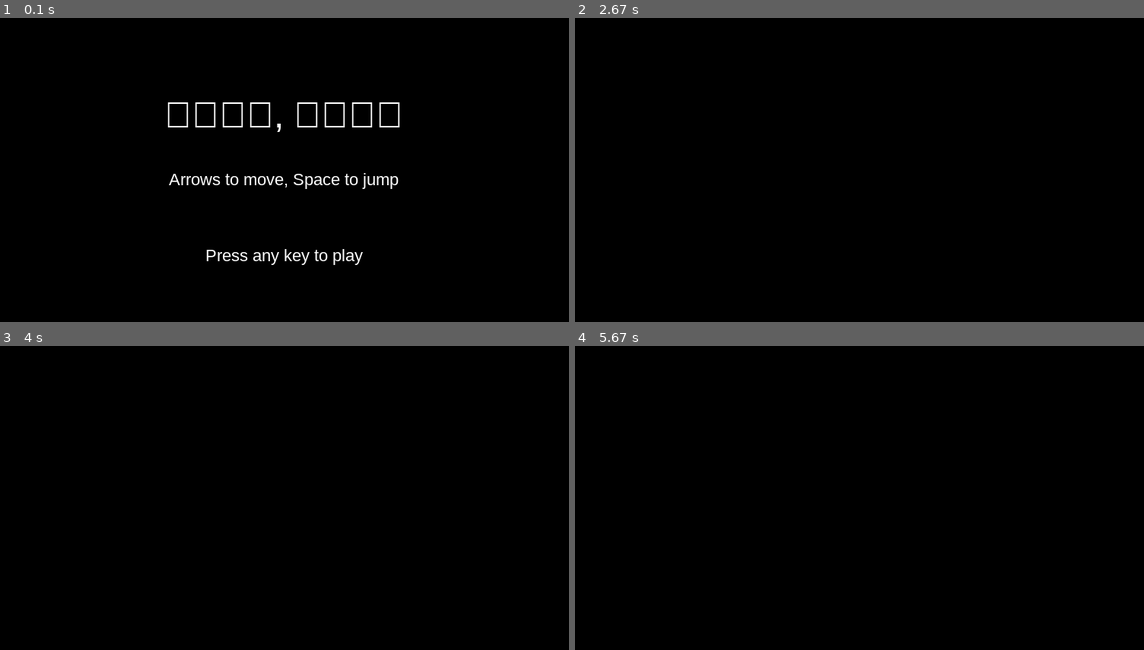
Above: before the commit, frames 1-4 (two rows, left to right).
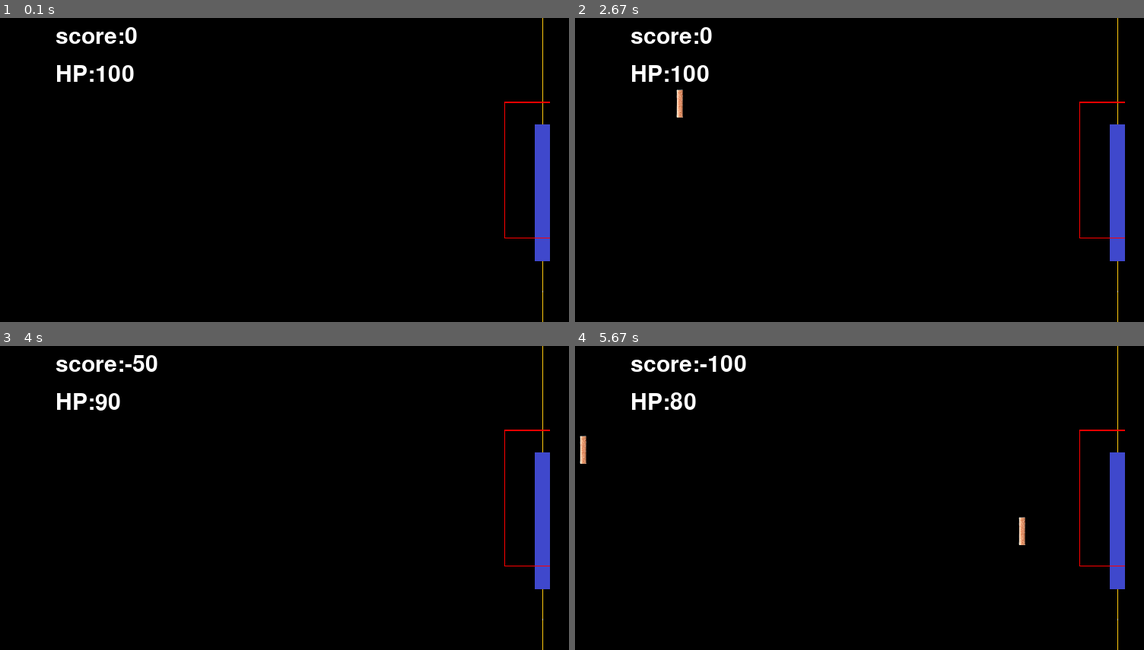
Above: after the commit, the same moments.

Repository: CAU-ARTTECH-OSP-03/T07
Game: pygame game, started from 최종 코드/통합시도/통합시도.py
The game is run twice, just before and just after one commit, with the same random seed, the same clock (stepped at 60 frames per second) and the same inputs.
Inputs (mouse positions are in pixels of both pictures, inside the frame that each line leads up to):
- Up to frame 1 (0.1 s): no input
- Up to frame 2 (2.67 s): tap Space at 0.33, 0.67 s; click (631, 139) at 1.05 s; right-click (944, 194) at 1.38 s
- Up to frame 3 (4 s): right-click (79, 570) at 2.78 s
- Up to frame 4 (5.67 s): no input

The runs differ from the first frame. In frame 1, 3.9% of the frame differs, in the area x 9-97%, y 0-100%; in frame 2, 2.2%; in frame 3, 2.1%; in frame 4, 2.4%.

Commit message:
종료화면

Diff:
--- a/최종 코드/통합시도/통합시도.py
+++ b/최종 코드/통합시도/통합시도.py
@@ -1,84 +1,122 @@
 import pygame
-from pygame.rect import *
+from pygame.rect import*
 import random
-import pygame as pg
-#import sys
-
-# 변수
+
+
+
+#변수
 play = True
 SCREENHEIGHT = 400
 SCREENWIDTH = 800
-move = Rect(0, 0, 0, 0)
+move = Rect(0,0,0,0)
 delay = 0
-score_x = 100  # 점수판 위치
-score_y = 100
-verdict = False  # 판정 시작 종료를 True False로 했습니다. 스페이스바를 누르면 True로 바뀌고 함수 실행후 Flase
-TITLE = "게임시작, 게임오버"
-FPS = 60
+score_x=100 #점수판 위치
+score_y=10
+HP_x = 100
+HP_y = 60
+BLACK = (0,0,0)
+RED = (255,0,0)
+GREEN = (0,255,0)
+WHITE = (255, 255, 255)
+
+#시간def
+clock = pygame.time.Clock()
+
+
+#스크린생성
+pygame.init()
+
+SCREEN = pygame.display.set_mode((SCREENWIDTH, SCREENHEIGHT))
+pygame.display.set_caption('모션 벽돌깨기')
+
+#점수판 세팅
+score_value=0  #점수판 점수
+font=pygame.font.Font("freesansbold.ttf",30) #점수판 글씨 폰트
+#점수판 생성함수
+def showscore(x, y):
+    score = font.render("score:"+str(score_value), True, "white")
+    SCREEN.blit(score,(x,y))
+
+#체력 세팅
+player_health = 100  #체력
+font2=pygame.font.Font("freesansbold.ttf",40) #빨간색 체력 글씨 폰트 (체력이 빨간색이 됐을 때 글씨 크기를 키움)
+#체력 생성함수
+def showHP(x, y):
+    HP = font.render("HP:"+str(player_health), True, "white")
+    if player_health < 31:
+        HP = font2.render("HP:"+str(player_health), True, "red")
+    SCREEN.blit(HP,(x,y))
+
 
 
 # 바 생성
 bar = pygame.image.load("bar.png")  # 원본캐릭터 사진 업로드  원하는 경로의 사진을 복사 붙여넣기
-bar_width, bar_height = 30, 160  # 캐릭터 가로,세로  설정   가로:60  세로:120
-real_char = pygame.transform.scale(bar, (30, 160))  # 원본캐릭터에서에서 원하는 크기로 커스텀
-xpos = 720  # 바의 x좌표위치
-ypos = SCREENHEIGHT / 2 - bar_height / 2  # 바의 y좌표위치
+bar_width, bar_height = 20, 120  # 캐릭터 가로,세로  설정   가로:20  세로:100
+real_char = pygame.transform.scale(bar, (20, 180))  # 원본캐릭터에서에서 원하는 크기로 커스텀
+xpos = 730 # 바의 x좌표위치
+ypos = (SCREENHEIGHT / 2) - (bar_height / 2)  # 바의 y좌표위치
 to_y = 0  # 바가 y 좌표로 이동하는 정도
-bar_speed = 0.5  # 바의 속도
-
-
-# 노트생성
-note = [pygame.image.load('노트 프로토.png') for i in range(13)]  # 노트 수
-rectNote = [None for i in range(len(note))]
-
-for i in range(len(note)):  # 노트생성을 pygame 기본 rect에 저장
-    note[i] = pygame.transform.scale(note[i], (30, 100))  # 노트 크기변화
-    rectNote[i] = note[i].get_rect()
-    rectNote[i].x = -1
-
-
-# 판정선 생성
+bar_speed = 0.3  # 바의 속도
+
+#판정선 생성
 line = pygame.image.load("line.png")
 line_x_pos = 740
 line_y_pos = 0
 
-
-# 시간def
-clock = pygame.time.Clock()
-
-
-# 스크린생성
-pygame.init()
-
-SCREEN = pygame.display.set_mode((SCREENWIDTH, SCREENHEIGHT))
-pygame.display.set_caption('노트랜덤생성')
-
-
-# 점수판 세팅
-score_value = 0  # 점수판 점수
-font = pygame.font.Font("freesansbold.ttf", 30)  # 점수판 글씨 폰트
-
-
-# 점수판 생성함수
-def showscore(x, y):
-    score = font.render("score:" + str(score_value), True, "red")
-    SCREEN.blit(score, (x, y))
-
-
-# 체력바, 게임 스타트, 오버
-FONT_NAME = 'arial'
-BLACK = (0, 0, 0)
-RED = (255, 0, 0)
-GREEN = (0, 255, 0)
-WHITE = (255, 255, 255)
-player_health = 300
-
-
+#노트생성
+note = [pygame.image.load('노트 프로토.png') for i in range(33)] # 노트 수 # 리스트이다. (노트가 33개 들어가있는)
+rectNote = [None for i in range(len(note))] # None을 note(리스트)의 길이 수 만큼 넣은 리스트
+
+#노트생성을 pygame 기본 rect에 저장
+for i in range(len(note)):
+    note[i] = pygame.transform.scale(note[i], (60, 50)) #노트 크기변화
+    rectNote[i] = note[i].get_rect() #노트의 x,y좌표 정보
+    rectNote[i].x = -1
+
+
+
+#노트생성 딜레이 def
+def delayUpdate():
+    global delay
+    delay += 1
+    if delay > 300: # 노트생성 딜레이 ex) 100 = 1000ms = 1s # 이 숫자를 줄이면 노트가 더 많이 쏟아짐
+        delay = 0
+        return True
+    return False
+
+#노트생성def
+def makeNote():
+    if delayUpdate():
+        index = random.randint(0, len(note)-1) # 0에서 len(note)-1 까지 범위 중 랜덤으로 int 값을 index에 대입
+        if rectNote[index].x == -1:
+            rectNote[index].y = random.randint(0, SCREENHEIGHT - 100)
+            rectNote[index].x = 0 #x가 0일때 시작하기
+
+
+#노트이동def
+def moveNote():
+    global player_health, score_value
+    makeNote()
+
+    for i in range(len(note)):
+        if rectNote[i].x > 800: #판정선 너머로 지나가면
+            rectNote[i].x = -607
+            rectNote[i].y = random.randint(0, SCREENHEIGHT - 100)  #오른쪽 끝으로 넘어가면 노트가 다시 랜덤 y 좌표  부터 시작
+            score_value -= 50      # 노트가 800에 도달하면 점수 50, 체력 10을 깎음
+            player_health -= 10
+        if rectNote[i].x == -1:
+            continue
+
+        rectNote[i].x += 15 #노트속도
+
+        SCREEN.blit(note[i], rectNote[i])
+
+#=======================================================================================
 # 놓친 노트 이펙트
 noteF = pygame.image.load("노트 프로토.png")
-noteF = noteF.convert_alpha()
-noteF_width, noteF_height = 30, 100
-noteF = pygame.transform.scale(noteF, (30, 100))  # 노트 크기변화
+#noteF = noteF.convert_alpha()
+noteF_width, noteF_height = 60, 50
+noteF = pygame.transform.scale(noteF, (60, 50))  # 노트 크기변화
 rectNoteF = noteF.get_rect()
 rectNoteF.x = 740 - noteF_width / 2  # 이펙트가 발생하는 x좌표 고정
 alpha = 255
@@ -91,189 +129,60 @@
           pygame.image.load("깨진 노트 프로토3.png"),
           pygame.image.load("깨진 노트 프로토4.png")]
 for i in range(len(noteTs)):
-    noteTs[i] = pygame.transform.scale(noteTs[i], (30, 100))  # 노트 크기변화
+    noteTs[i] = pygame.transform.scale(noteTs[i], (60, 50))  # 노트 크기변화
     image = noteTs[i]
     rectNoteT = image.get_rect()
-    rectNoteT.x = rectNoteF.x
+    rectNoteT.x = 698
 frame_index = 0
-animation_speed = 0.25
-
-
-class Game:
-    def __init__(self):
-        pg.init()
-        self.screen = pg.display.set_mode((SCREENWIDTH, SCREENHEIGHT))  # 게임화면 크기 설정
-        pg.display.set_caption(TITLE)  # 게임 창의 이름 설정
-        self.clock = pg.time.Clock()  # 게임 속도 조절에 사용 (프레임)
-        self.play = True  # 게임이 실행중인지 저장
-        self.font_name = pg.font.match_font(FONT_NAME)
-
-    def run(self):
-        # Game Loop
-        self.playing = True
-        while self.playing:
-            self.clock.tick(FPS)  # 게임 프레임 설정
-            self.events()
-            self.draw()
-
-    def events(self):
-        self.clock.tick(FPS)
-        self.screen.fill(BLACK)
-        global player_health
-
-        pg.draw.rect(self.screen, RED, (150, 450, 300, 10))  # 직사각형 만드는 함수 #(X, Y, width, height)
-        pg.draw.rect(self.screen, GREEN, (150, 450, player_health, 10))
-
-        for event in pg.event.get():
-            if event.type == pg.QUIT:
-                if self.playing:
-                    self.playing = False
-                self.play = False
-            if event.type == pg.MOUSEBUTTONDOWN and event.button == 1:  # (마우스 좌클릭) 체력 감소
-                player_health -= 20
-
-            if event.type == pg.MOUSEBUTTONDOWN and event.button == 3:  # (마우스 우클릭) 체력 증가
-                player_health += 20
-
-            if player_health > 300:
-                player_health = 300
-
-            if player_health == 0:
-                self.playing = False
-
-    def draw(self):
-        pg.display.update()  # 화면 업데이트
-        self.screen.fill(BLACK)
-
-    def draw_text(self, text, size, color, x, y):
-        font = pg.font.Font(self.font_name, size)
-        text_surface = font.render(text, True, color)
-        text_rect = text_surface.get_rect()
-        text_rect.midtop = (x, y)
-        self.screen.blit(text_surface, text_rect)
-
-    def wait_for_key(self):
-        waiting = True
-        while waiting:
-            self.clock.tick(FPS)
-            for event in pg.event.get():
-                if event.type == pg.QUIT:
-                    waiting = False
-                    self.play = False
-                if event.type == pg.KEYUP:
-                    waiting = False
-
-    # 아무키나 눌렀다 때면 waiting이 False가 되고, 그 전까지는 무한루프
-
-    def show_start_screen(self):
-        # game splash/start screen
-        self.screen.fill(BLACK)
-        self.draw_text(TITLE, 48, WHITE, SCREENWIDTH / 2, SCREENHEIGHT / 4)
-        self.draw_text("Arrows to move, Space to jump",
-                       22, WHITE, SCREENWIDTH / 2, SCREENHEIGHT / 2)
-        self.draw_text("Press any key to play",
-                       22, WHITE, SCREENWIDTH / 2, SCREENHEIGHT * 3 / 4)
-        pg.display.flip()
-        self.wait_for_key()
-
-    def show_go_screen(self):
-        # game over/continue
-        if not self.play:
-            return
-        self.screen.fill(BLACK)
-        self.draw_text("GAME OVER", 48, WHITE, SCREENWIDTH / 2, SCREENHEIGHT / 4)
-        self.draw_text("Press any key to play again",
-                       22, WHITE, SCREENWIDTH / 2, SCREENHEIGHT * 3 / 4)
-        pg.display.flip()
-        self.wait_for_key()
-
-
-g = Game()
-g.show_start_screen()
-
-
-
-
-def delayUpdate():  # 노트생성 딜레이 def
-    global delay
-    delay += 1
-    if delay > 200:  # 노트생성 딜레이 ex) 100 = 1000ms
-        delay = 0
-        return True
-    return False
-
-
-# 노트생성def
-def makeNote():
-    if delayUpdate():
-        index = random.randint(0, len(note) - 1)
-        if rectNote[index].x == -1:
-            rectNote[index].y = random.randint(0, SCREENHEIGHT - 100)
-            rectNote[index].x = 0  # x가 0일때 시작하기
-
-
-# 노트이동def
-def moveNote():
-    global player_health, score_value
-    makeNote()
-
-    for i in range(len(note)):
-        if rectNote[i].x > 800:  # 판정선 너머로 지나가면
-            rectNote[i].x = -609
-            rectNote[i].y = random.randint(0, SCREENHEIGHT - 100)  # 오른쪽 끝으로 넘어가면 노트가 다시 랜덤 y 좌표  부터 시작
-            score_value -= 10      # 노트가 800에 도달하면 점수 10, 체력 10을 깎음
-            player_health -= 10
-        if rectNote[i].x == -1:
+animation_speed = 0.5
+key = False
+
+#======================================================================================
+
+
+#verdictBar 생성
+verdictBar = pygame.image.load("판정구역.png")
+verdictBar= pygame.transform.scale(verdictBar,(60,180))
+rectVerdictBar = verdictBar.get_rect()
+rectVerdictBar.centerx = (720)
+rectVerdictBar.centery = (SCREENHEIGHT/2)
+
+
+#판정 def
+def judge():
+    global score_value, player_health, key
+    for rectN in rectNote:
+        if rectN.x == -1:
             continue
-
-        rectNote[i].x += 5  # 노트속도
-
-        SCREEN.blit(note[i], rectNote[i])
-
-
-# 판정 def
-def judge():
-    endNoteT() # 판정 이펙트
-
-    global verdict
-    if verdict == True:
-        if 740 > rectNote[i].x > 700:  # 판정 범위
-            if ypos - 50 > rectNote[i].y + 50 > ypos + 210:  # 노트 높이 = 100, 바높이 = 160
-                rectNote[i].x = -random.randint(607, 809)
-                rectNote[i].y = random.randint(0, SCREENHEIGHT - 100)  # 왼쪽 랜덤 좌표로 이동
-                # 여기에 점수증가, 체력증가
-                # 같은 형식으로 여러개 만들면 될 것같아요
-
-                SCREEN.blit(note[i], rectNote[i])
-    verdict = False
-
-
-# 노트 판정 이펙트
-def endNote():  # 지나가는 노트
-    global verdict
-    ##   if verdict: # 노트를 쳤을 때 이펙트
-    if verdict == False:  # 반응 없이 지나치는 경우 (투명도 조절)
-        global alpha
-        rectNoteF.y = rectNote[i].y  # 시작하는 위치를 맞춰야하는데
-        noteF.set_alpha(alpha)
-        rectNoteF.x += 5
-        alpha -= 10
-        if alpha == 0:
-            return
-
+        if rectN.top < rectVerdictBar.bottom and rectVerdictBar.top < rectN.bottom and rectN.left < rectVerdictBar.right and rectVerdictBar.left < rectN.right: # 노트가 판정bar와 만날 때 체력 20과 점수 100을 올림
+            rectN.x = -607
+            rectN.y = random.randint(0, SCREENHEIGHT - 100)
+            player_health += 10
+            score_value += 100
+
+            key = True
+            endNoteT()
+            break
+
+
+
+#--------모션-------------------
+#-------------------------------------
+
+#===================================================================================
 def endNoteT():  # 부서지는 노트
     global frame_index
     global animation_speed
-    global verdict
-
-    rectNoteT.y = 150  # 노트의 y좌표 받는 게 관건일 것 같아요
+    global key
+
+    rectNoteT.y = ypos + 5  # 노트의 y좌표 받는 게 관건일 것 같아요
 
     # loop over frame index
-    if verdict:
+    if key is True:
         frame_index += animation_speed
         if frame_index >= len(noteTs):
             frame_index = 0
-            Key = False
+            key = False
 
         image = noteTs[int(frame_index)]
 
@@ -281,48 +190,84 @@
 
 
 
+#========================================================================================
+
+
+
+playing = True
+
+
 # while문
+playing = True
+
+#while문
+
 while play:
-    player_health = 300
+    #player_health = 300
+    to_y = 0
     dt = clock.tick(60)
-    for event in pygame.event.get():
-        if event.type == pygame.QUIT:
-            play = False
-        if event.type == pygame.MOUSEBUTTONDOWN:  # 마우스가 눌렸는지
-            if event.button == 4:  # 마우스휠 올리기
-                to_y = -bar_speed  # 캐릭터를 위로 캐릭터의 속도만큼 올리기
-            if event.button == 5:  # 마우스휠내리기
-                to_y = +bar_speed  # 캐릭터를 아래로 캐릭터의 속도만큼 내리기
-        if event.type == pygame.KEYDOWN and event.key == pygame.K_SPACE:  # 스페이스바를 누르면 judge함수 실행
-            verdict = True
-
-        if event.type == pygame.KEYDOWN:
-            if event.key == pygame.K_RIGHT:
-                score_value += 1
-
-            if event.key == pygame.K_LEFT:
-                score_value -= 1
-
-    if ypos < 0:  # 캐릭터가 창을 넘어가려 하면 멈춤
-        ypos = 0
-
-
-    elif ypos > SCREENHEIGHT - bar_height:  # 캐릭터가 창을 넘어가려하면 멈춤
-        ypos = SCREENHEIGHT - bar_height
-
-    ypos += to_y * dt  # 캐릭터의 포지션을 y만큼 실제 움직임 프레임수(dt)만큼 곱해서 보정
-    # 화면지우기
-    SCREEN.fill((0, 0, 0))
-    g.run()
-    g.show_go_screen()
-    showscore(score_x, score_y)
-    makeNote()  # 노트 생성
-    moveNote()  # 노트 이동
-    judge()  # 노트 판정
-
-    SCREEN.blit(line, (line_x_pos, line_y_pos))
-    SCREEN.blit(real_char, (xpos, ypos))  # 캐릭터 그리기
+
+    #화면지우기
+    if playing:
+        SCREEN.fill((0, 0, 0))
+        for event in pygame.event.get():
+            if event.type == pygame.QUIT:
+                play = False
+            if event.type == pygame.MOUSEBUTTONDOWN:  # 마우스가 눌렸는지
+                if event.button == 4:  # 마우스휠 올리기
+                    to_y = -6*bar_speed  # 캐릭터를 위로 캐릭터의 속도만큼 올리기
+                if event.button == 5:  # 마우스휠내리기
+                    to_y = +6*bar_speed  # 캐릭터를 아래로 캐릭터의 속도만큼 내리기
+            if event.type==pygame.KEYDOWN: #스페이스바를 누르면 judge함수 실행
+                      judge()
+
+
+    ###---------모션------------------------------------------------
+
+        #-----------------------------------------------------------------------------
+
+
+
+        if rectVerdictBar.y < 0:        #캐릭터가 창을 넘어가려 하면 멈춤
+                rectVerdictBar.y = 0
+
+        elif rectVerdictBar.y > SCREENHEIGHT-rectVerdictBar.height:   #캐릭터가 창을 넘어가려하면 멈춤
+                rectVerdictBar.y = SCREENHEIGHT-rectVerdictBar.height
+
+        if ypos < 0: # 캐릭터가 창을 넘어가려 하면 멈춤
+            ypos = 0
+
+        elif ypos > SCREENHEIGHT - bar_height: # 캐릭터가 창을 넘어가려하면 멈춤
+            ypos = SCREENHEIGHT - bar_height
+        if player_health <1:
+            SCREEN.fill((0, 0, 0))
+            playing = False
+
+        ypos += to_y * dt  # 캐릭터의 포지션을 y만큼 실제 움직임 프레임수(dt)만큼 곱해서 보정
+        rectVerdictBar.y += to_y * dt  # 캐릭터의 포지션을 y만큼 실제 움직임 프레임수(dt)만큼 곱해서 보정
+
+        showscore(score_x, score_y)
+        showHP(HP_x, HP_y)
+        makeNote()  # 노트 생성
+        moveNote() # 노트 이동
+
+        SCREEN.blit(line, (line_x_pos, line_y_pos))
+        SCREEN.blit(real_char, (xpos, ypos))  # 캐릭터 그리기 # real_char는 바 이미지를 의미
+        SCREEN.blit(verdictBar, rectVerdictBar)
+    else:
+        for event in pygame.event.get():
+            if event.type == pygame.QUIT:
+                play = False
+        SCREEN.fill((0, 0, 0))
+        score_x=320 #점수판 위치
+        score_y=200
+        gameover = font.render("GAME OVER", True, "white")
+        showscore(score_x, score_y)
+        SCREEN.blit(gameover,(310,100))
 
     pygame.display.flip()
 
+    #------모션----------------------------
+
+# --------------------------------------
 pygame.quit()
--- a/한기수 코드/20211213 T07/통합시도/통합시도.py
+++ b/한기수 코드/20211213 T07/통합시도/통합시도.py
@@ -173,10 +173,17 @@
 while play:
     player_health = 300
     dt=clock.tick(60)
-    for event in pygame.event.get():
-        if event.type == pygame.QUIT:
+    if player_health <= 0:
+        screen.fill(BLACK)
+        draw_text("GAME OVER", 48, WHITE, SCREENWIDTH/2, SCREENHEIGHT/4)
+        draw_text("Press any key to play again",
+                       22, WHITE, SCREENWIDTH/2, SCREENHEIGHT*3/4)
+        pg.display.flip()
+    if player_health >0:
+        for event in pygame.event.get():
+         if event.type == pygame.QUIT:
             play = False
-        if event.type ==pygame.MOUSEBUTTONDOWN: #마우스가 눌렸는지
+         if event.type ==pygame.MOUSEBUTTONDOWN: #마우스가 눌렸는지
             if event.button == 4:   #마우스휠 올리기
                 to_y = -bar_speed #캐릭터를 위로 캐릭터의 속도만큼 올리기
             if event.button == 5:    #마우스휠내리기
@@ -190,36 +197,35 @@
                 score_value-=1
             if event.key ==pygame.K_SPACE: #스페이스바를 누르면 judge함수 실행
                   judge()
-
-    if rectVerdictBar.y < 0:        #캐릭터가 창을 넘어가려 하면 멈춤
+        if rectVerdictBar.y < 0:        #캐릭터가 창을 넘어가려 하면 멈춤
             rectVerdictBar.y = 0
 
 
-    elif rectVerdictBar.y > SCREENHEIGHT-rectVerdictBar.height:   #캐릭터가 창을 넘어가려하면 멈춤
+        elif rectVerdictBar.y > SCREENHEIGHT-rectVerdictBar.height:   #캐릭터가 창을 넘어가려하면 멈춤
             rectVerdictBar.y = SCREENHEIGHT-rectVerdictBar.height
 
 
-    if ypos < 0:        #캐릭터가 창을 넘어가려 하면 멈춤
+        if ypos < 0:        #캐릭터가 창을 넘어가려 하면 멈춤
             ypos = 0
 
 
-    elif ypos > SCREENHEIGHT - bar_height:   #캐릭터가 창을 넘어가려하면 멈춤
+        elif ypos > SCREENHEIGHT - bar_height:   #캐릭터가 창을 넘어가려하면 멈춤
             ypos= SCREENHEIGHT - bar_height
 
 
-    ypos += to_y * dt  # 캐릭터의 포지션을 y만큼 실제 움직임 프레임수(dt)만큼 곱해서 보정
-    rectVerdictBar.y += to_y * dt  # 캐릭터의 포지션을 y만큼 실제 움직임 프레임수(dt)만큼 곱해서 보정
+        ypos += to_y * dt  # 캐릭터의 포지션을 y만큼 실제 움직임 프레임수(dt)만큼 곱해서 보정
+        rectVerdictBar.y += to_y * dt  # 캐릭터의 포지션을 y만큼 실제 움직임 프레임수(dt)만큼 곱해서 보정
     #화면지우기
-    SCREEN.fill((0, 0, 0))
-    showscore(score_x, score_y)
-    makeNote() #노트 생성
-    moveNote() #노트 이동
-
-
-    SCREEN.blit(line, (line_x_pos, line_y_pos))
-    SCREEN.blit(real_char, (xpos, ypos))  #캐릭터 그리기
-    SCREEN.blit(verdictBar, rectVerdictBar)
-
-    pygame.display.flip()
+        SCREEN.fill((0, 0, 0))
+        showscore(score_x, score_y)
+        makeNote() #노트 생성
+        moveNote() #노트 이동
+
+
+        SCREEN.blit(line, (line_x_pos, line_y_pos))
+        SCREEN.blit(real_char, (xpos, ypos))  #캐릭터 그리기
+        SCREEN.blit(verdictBar, rectVerdictBar)
+
+        pygame.display.flip()
 
 pygame.quit()
Binary file added: 최종 코드/통합시도/투명.png
Binary file added: 최종 코드/통합시도/판정구역.png
Not shown, added: 위범준 코드/코드 통합/코드 통합.sln
Not shown, added: 최종 코드/코드 통합(by 위범준)/코드 통합.sln
